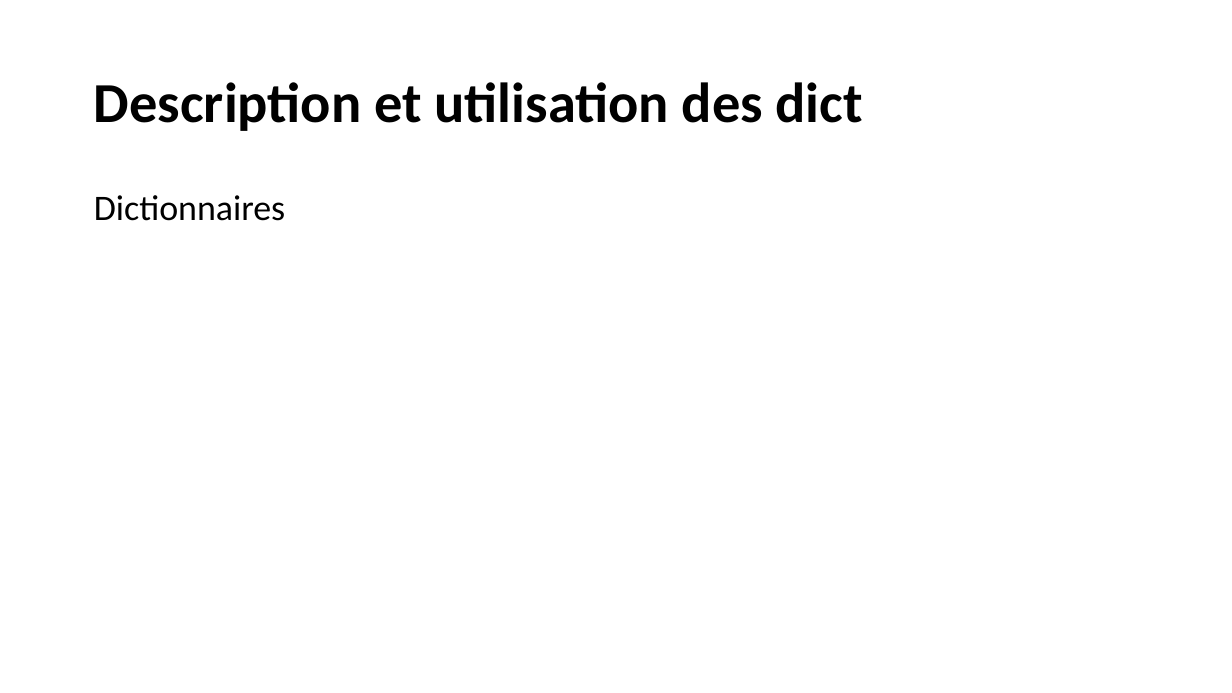
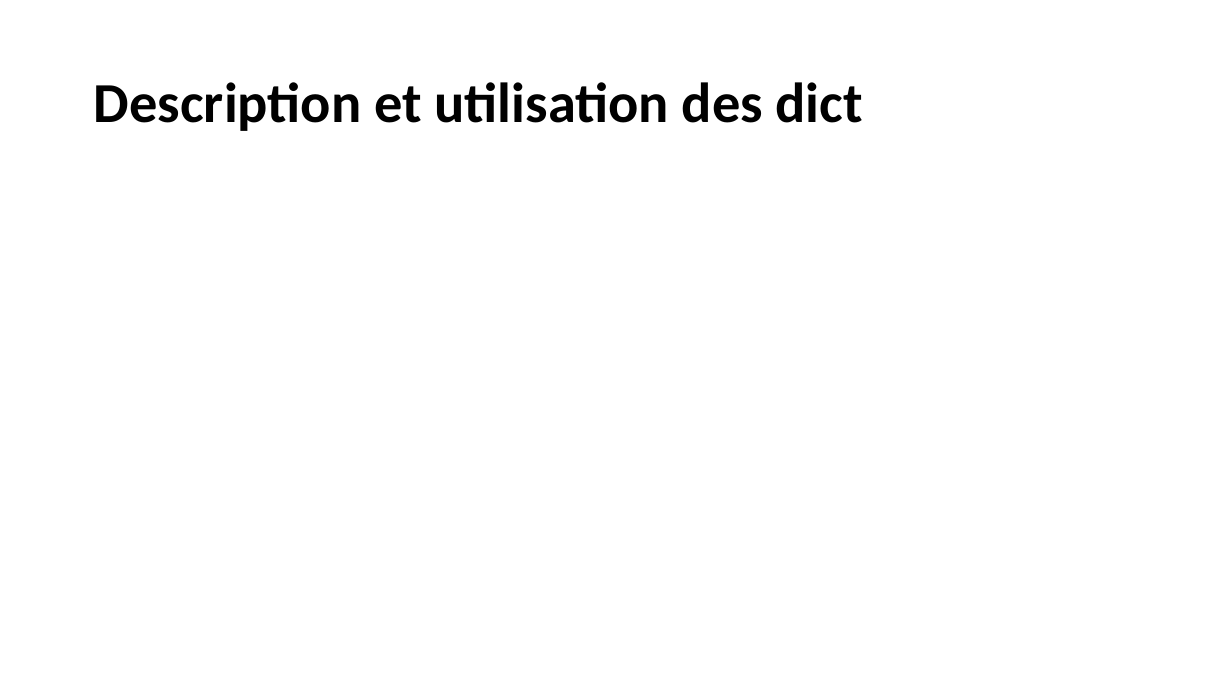
Before and after one commit to AAFINSYS/Formation-Cegos-Python-LI248, a slide deck: slide 78 of Python init ib LI248.pptx (slide 68 before the commit). Drawn at 1232x693 pixels with LibreOffice and Linux fonts; fonts in the diff are those of the drawing; background and template pictures are left out. Boxes give left, top, right and bottom in pixels: in the first picture for what was removed or moved away, otherwise in the second. Text is boxed around its words. In the diff, an @@ line names an element or a change of style, - is before the commit and + after.

```diff
--- a/Python init ib LI248.pptx
+++ b/Python init ib LI248.pptx
@@ text removed at (94,195,285,221) @@
-Dictionnaires
```
Also in this commit, not shown: 5 other slides changed, 11 slides added, 1 slide removed.
